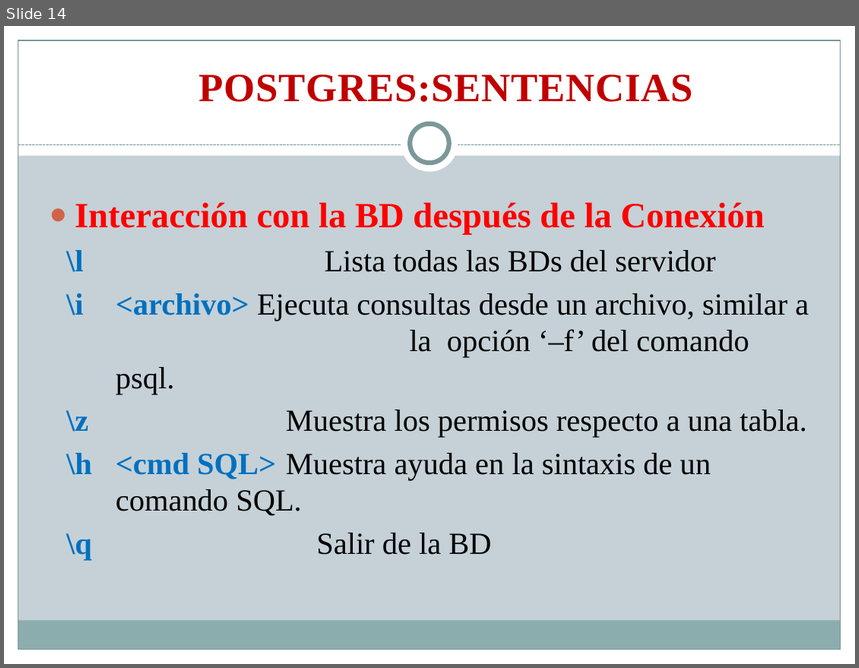
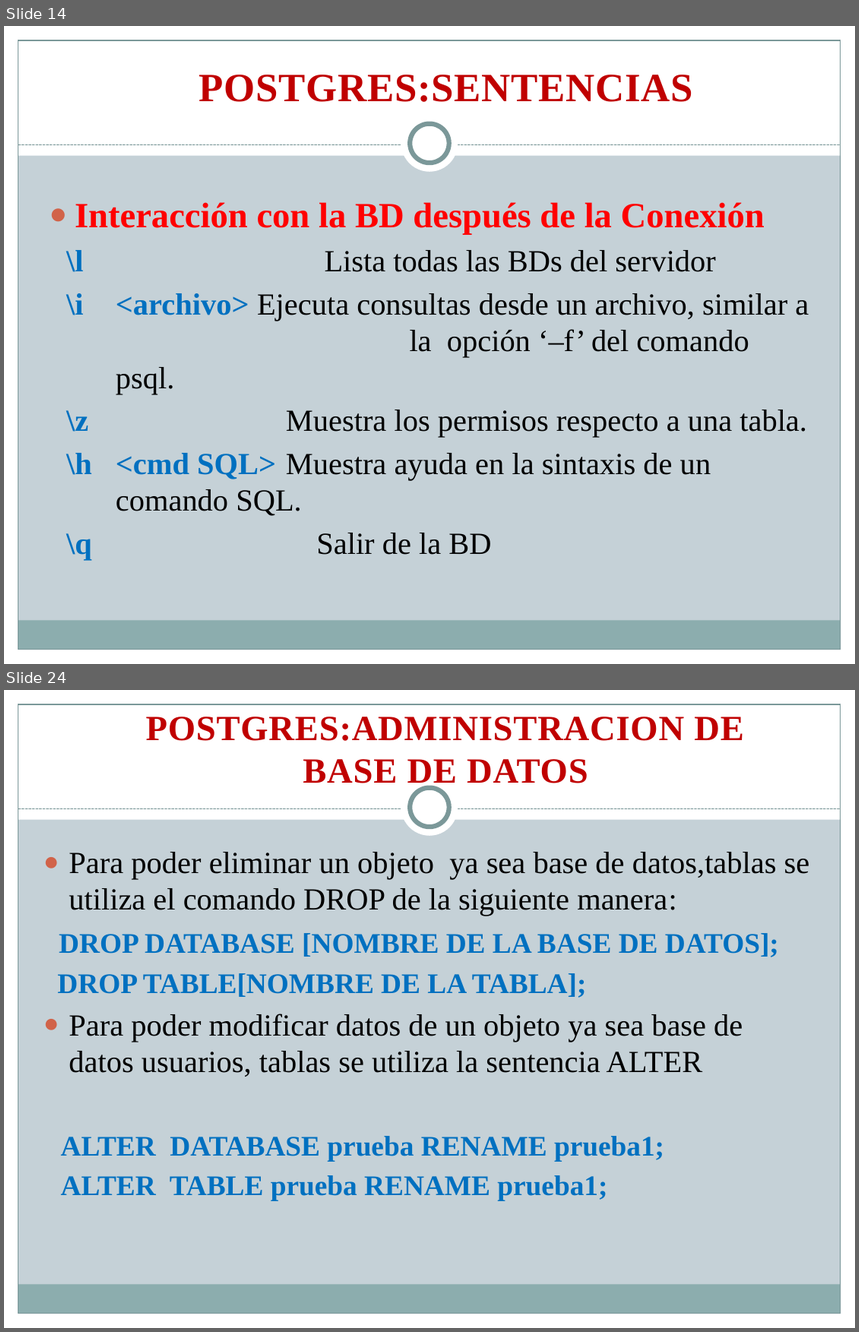
Before and after one commit to rudyrsr/Curso-DBMS, a slide deck: Dia 7 Y 8/Dia 7 - 8.pptx. Shown one above the other, each under a label of ours: slide 14 before the commit, slides 14 and 24 after it; the slides between them are not shown. The pictures are 859x668 and 859x1332 pixels, drawn with LibreOffice and Linux fonts; fonts in the diff are those of the drawing. Boxes give left, top, right and bottom in pixels: in the first picture for what was removed or moved away, otherwise in the second. Text is boxed around its words. In the diff, an @@ line names an element or a change of style, - is before the commit and + after.

```diff
--- a/Dia 7 Y 8/Dia 7 - 8.pptx
+++ b/Dia 7 Y 8/Dia 7 - 8.pptx
@@ slide 24 added at [4,690,855,1328], background #C5D1D7; not listed: 9 template elements that a slide beside it also shows @@
@@ text added at [146,717,744,790], 30 pt, text #C00000, bold @@
+POSTGRES:ADMINISTRACION DE BASE DE DATOS
@@ text added at [57,852,810,1201], 26 pt, text #000000 @@
+● Para poder eliminar un objeto ya sea base de datos,tablas se utiliza el comando DROP de la siguiente manera:
+DROP DATABASE [NOMBRE DE LA BASE DE DATOS];
+DROP TABLE[NOMBRE DE LA TABLA];
+● Para poder modificar datos de un objeto ya sea base de datos usuarios, tablas se utiliza la sentencia ALTER
+ALTER DATABASE prueba RENAME prueba1;
+ALTER TABLE prueba RENAME prueba1;
```
Also in this commit, not shown: 2 slides changed, 8 other slides added, 2 other files.
